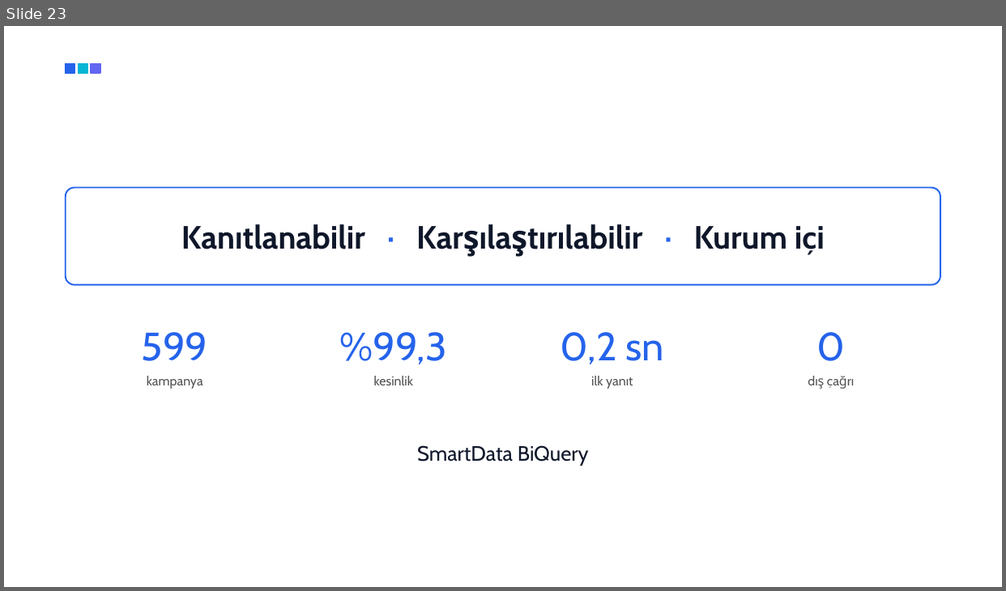
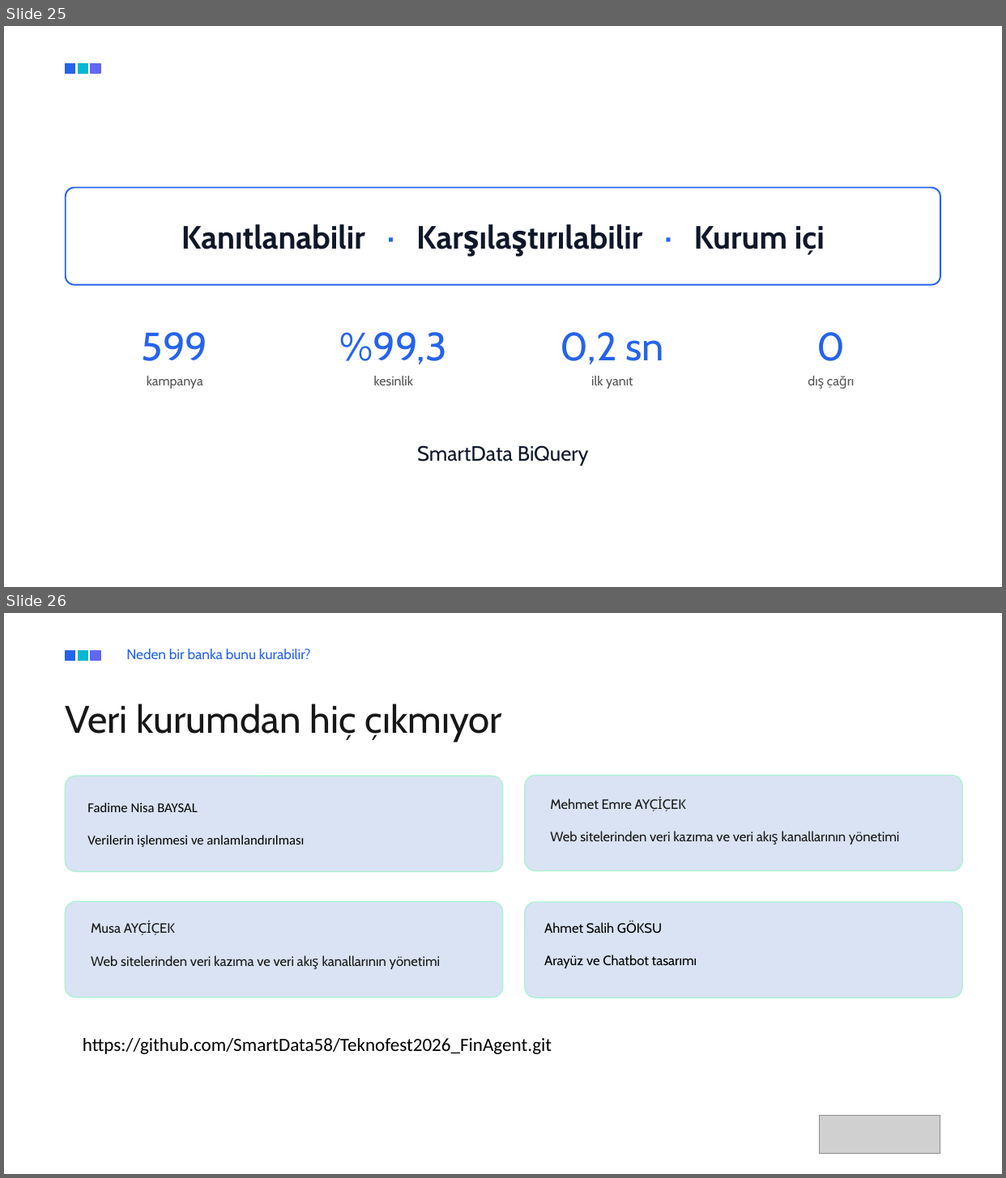
Before and after one commit to SmartData58/Teknofest2026_FinAgent, a slide deck: SmartData-BiQuery-Sunum.pptx. Shown one above the other, each under a label of ours: slide 23 before the commit, slides 25 and 26 after it. The pictures are 1006x591 and 1006x1178 pixels, drawn with LibreOffice and Linux fonts; fonts in the diff are those of the drawing; grey boxes stand for pictures; background and template pictures are left out. Boxes give left, top, right and bottom in pixels: in the first picture for what was removed or moved away, otherwise in the second. Text is boxed around its words. In the diff, an @@ line names an element or a change of style, - is before the commit and + after.

```diff
--- a/SmartData-BiQuery-Sunum.pptx
+++ b/SmartData-BiQuery-Sunum.pptx
@@ slide 26 added at box(4, 613, 1002, 1174), background picture (left out) @@
@@ rectangle added at box(66, 650, 75, 660), fill #2563EB, outline #2563EB 1 pt @@
@@ rectangle added at box(78, 650, 88, 660), fill #06B6D4, outline #06B6D4 1 pt @@
@@ rectangle added at box(91, 650, 100, 660), fill #6366F1, outline #6366F1 1 pt @@
@@ text added at box(126, 649, 311, 659), 13.5 pt, text #2563EB @@
+Neden bir banka bunu kurabilir?
@@ text added at box(66, 704, 502, 742), 37 pt, text #171717 @@
+Veri kurumdan hiç çıkmıyor
@@ rounded rectangle added at box(65, 776, 503, 872), fill #DAE3F3, outline #A7F3D0 1 pt @@
@@ rounded rectangle added at box(525, 776, 963, 871), fill #DAE3F3, outline #A7F3D0 1 pt @@
@@ text added at box(87, 803, 304, 847), 13 pt, text #000000 @@
+Fadime Nisa BAYSAL
+Verilerin işlenmesi ve anlamlandırılması
@@ text added at box(550, 798, 900, 845), 13 pt, text #171717 @@
+Mehmet Emre AYÇİÇEK
+Web sitelerinden veri kazıma ve veri akış kanallarının yönetimi
@@ rounded rectangle added at box(65, 902, 503, 998), fill #DAE3F3, outline #A7F3D0 1 pt @@
@@ rounded rectangle added at box(524, 902, 962, 998), fill #DAE3F3, outline #A7F3D0 1 pt @@
@@ text added at box(91, 923, 441, 969), 13 pt, text #171717 @@
+Musa AYÇİÇEK
+Web sitelerinden veri kazıma ve veri akış kanallarının yönetimi
@@ text added at box(544, 922, 697, 969), 13 pt, text #000000 @@
+Ahmet Salih GÖKSU
+Arayüz ve Chatbot tasarımı
@@ text added at box(597, 960, 715, 966), 13 pt, text #171717 @@
+Veri güvenliği — ticari LLM sağlayıcı yok
@@ text added at box(83, 1038, 552, 1054), 18 pt, text #000000 @@
+https://github.com/SmartData58/Teknofest2026_FinAgent.git
@@ picture added at box(819, 1116, 940, 1153) @@
@@ what was slide 23 is now slide 25 @@
```
Also in this commit, not shown: 11 slides changed, 2 other slides added.
